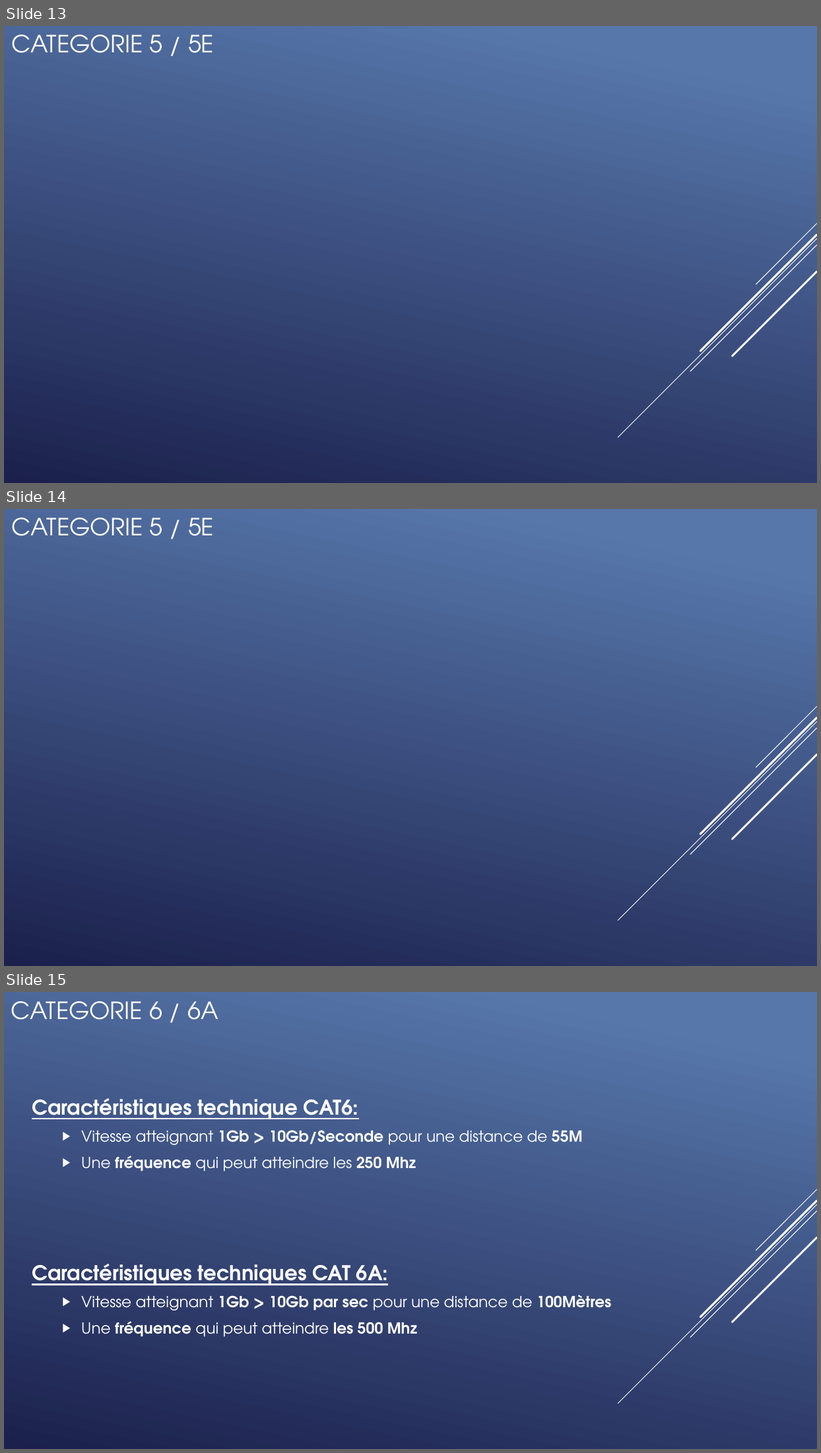
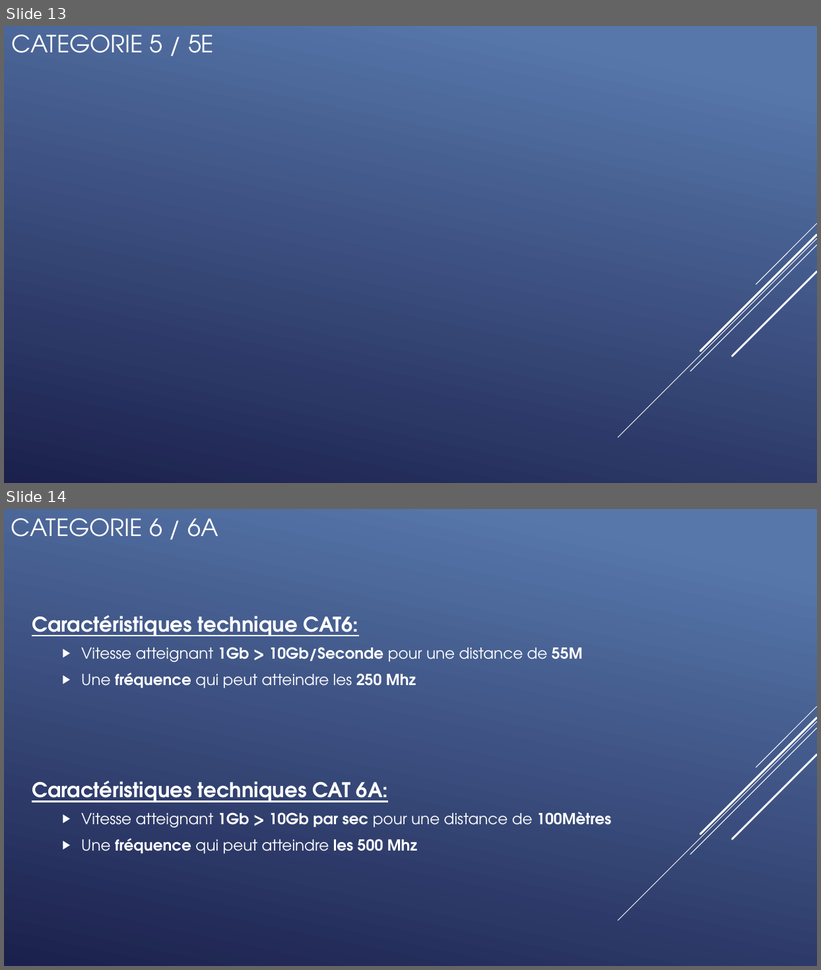
Before and after one commit to QuentinKrg/M214-Ethernet, a slide deck: Module 214 - Fabrication_Ethernet.pptx. Shown one above the other, each under a label of ours: slides 13, 14 and 15 before the commit, slides 13 and 14 after it. The pictures are 821x1453 and 821x970 pixels, drawn with LibreOffice and Linux fonts; fonts in the diff are those of the drawing. Boxes give left, top, right and bottom in pixels: in the first picture for what was removed or moved away, otherwise in the second. Text is boxed around its words. In the diff, an @@ line names an element or a change of style, - is before the commit and + after.

Commit message:
pptx

```diff
--- a/Module 214 - Fabrication_Ethernet.pptx
+++ b/Module 214 - Fabrication_Ethernet.pptx
@@ slide 14 removed at box(4, 509, 817, 966), background gradient #5877AB to #1C204D; not listed: 5 template elements that a slide beside it also shows @@
@@ title removed at box(12, 518, 214, 536) @@
-CATEGORIE 5 / 5E
@@ what was slide 15 is now slide 14 @@
```
Also in this commit, not shown: 1 other slide removed.
